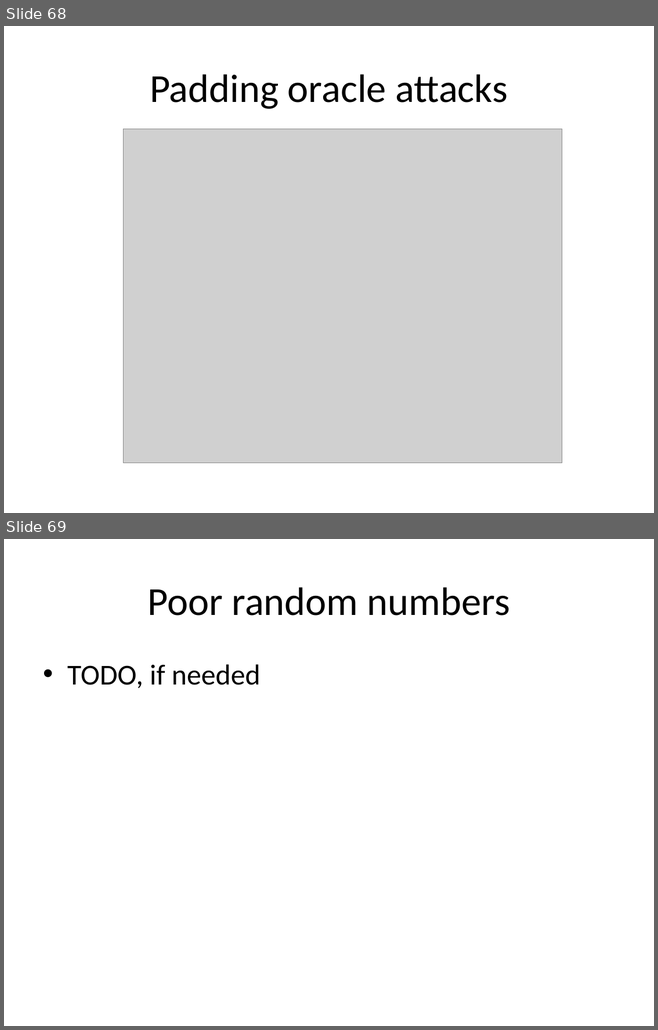
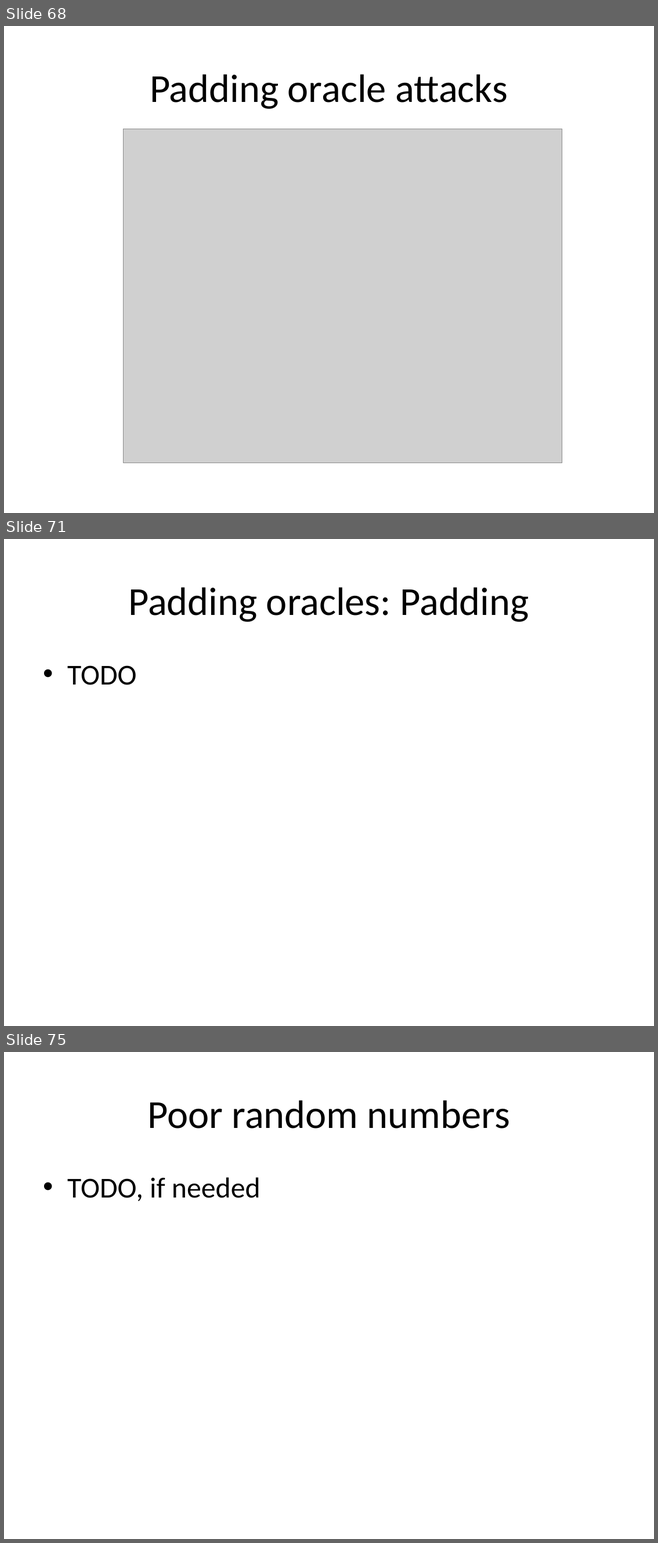
Before and after one commit to iagox86/2013-02-Shmoocon-talk, a slide deck: Shmoocon.pptx. Shown one above the other, each under a label of ours: slides 68 and 69 before the commit, slides 68, 71 and 75 after it; the slides between them are not shown. The pictures are 658x1030 and 658x1543 pixels, drawn with LibreOffice and Linux fonts; fonts in the diff are those of the drawing; grey boxes stand for pictures. Boxes give left, top, right and bottom in pixels: in the first picture for what was removed or moved away, otherwise in the second. Text is boxed around its words. In the diff, an @@ line names an element or a change of style, - is before the commit and + after.

Commit message:
Started working on Padding Oracle slides

```diff
--- a/Shmoocon.pptx
+++ b/Shmoocon.pptx
@@ slide 71 added at bbox=[4, 539, 654, 1026], background #FFFFFF @@
@@ title added at bbox=[128, 587, 528, 622], 44 pt, text #000000 @@
+Padding oracles: Padding
@@ text added at bbox=[67, 665, 136, 685], 32 pt, text #000000 @@
+• TODO
@@ what was slide 69 is now slide 75 @@
```
Also in this commit, not shown: 5 other slides added, 1 other file.
